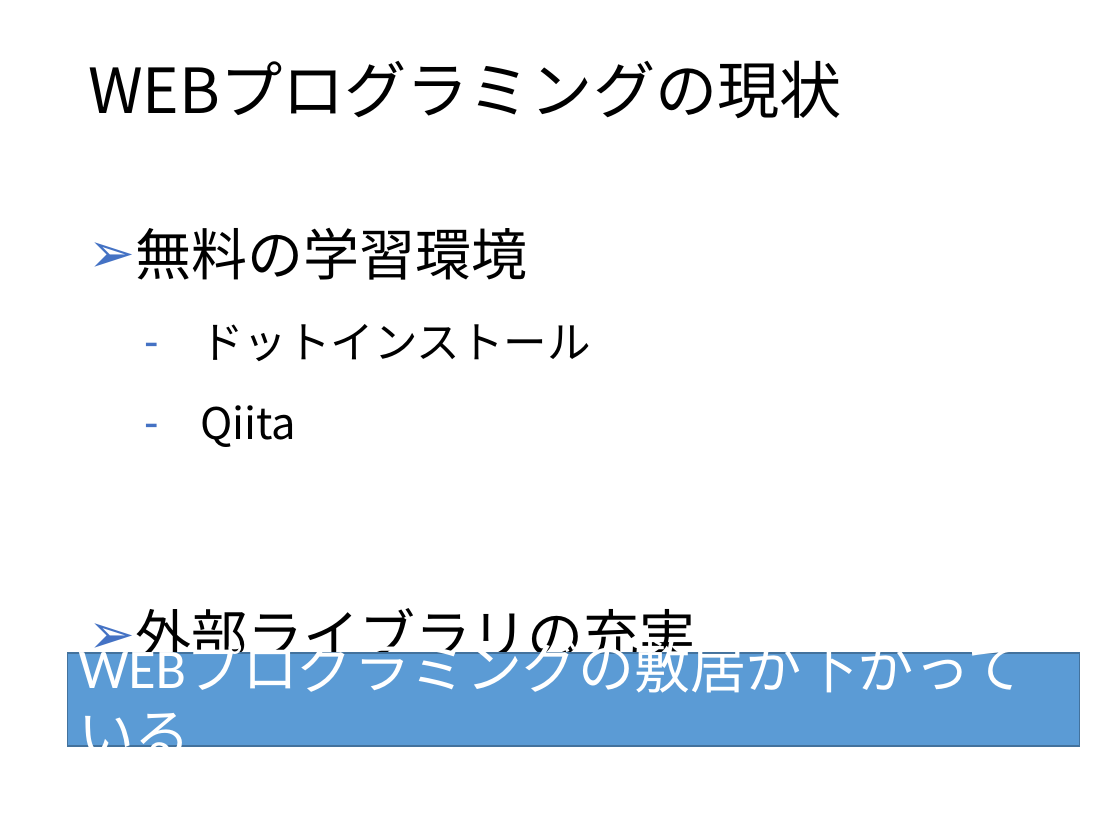
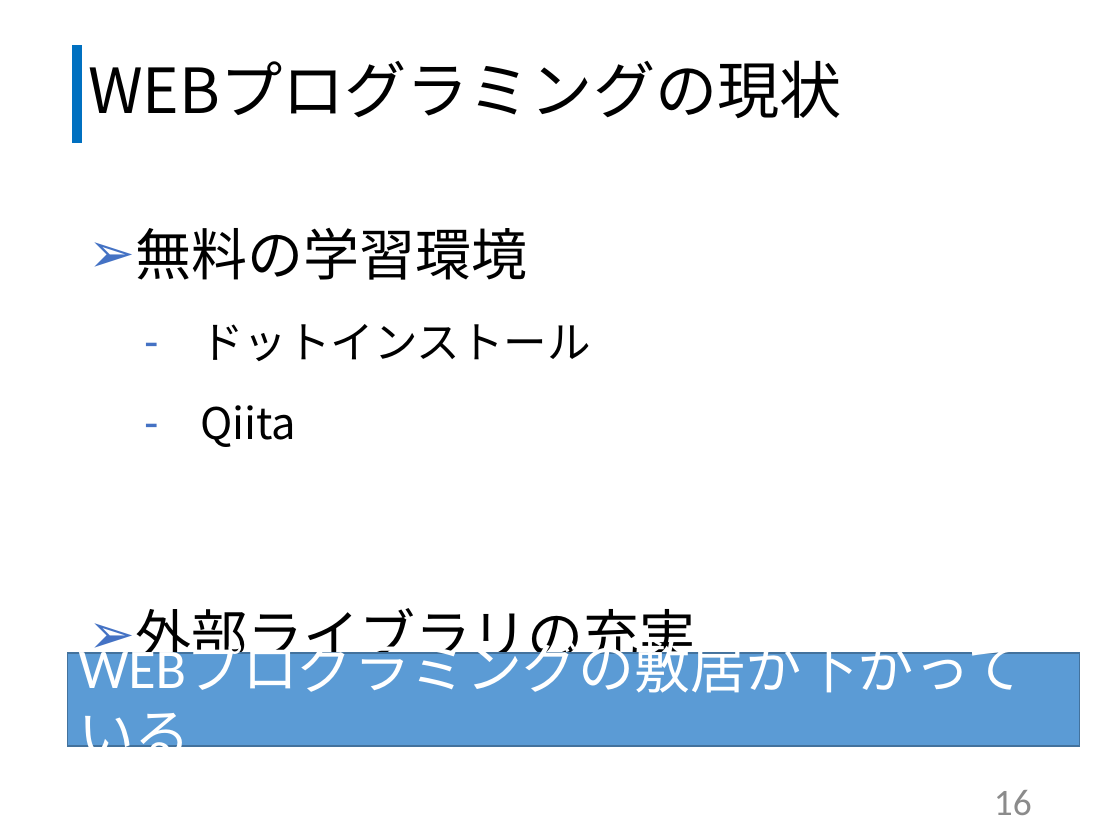
Before and after one commit to kazuwo/kosen-graduation-thesis, a slide deck: slide 17 of 卒業研究発表スライド.pptx (slide 15 before the commit). Drawn at 1120x840 pixels with LibreOffice and Linux fonts; fonts in the diff are those of the drawing. Boxes give left, top, right and bottom in pixels: in the first picture for what was removed or moved away, otherwise in the second. Text is boxed around its words. In the diff, an @@ line names an element or a change of style, - is before the commit and + after.

```diff
--- a/卒業研究発表スライド.pptx
+++ b/卒業研究発表スライド.pptx
@@ line added from (77, 142) to (77, 45), #0070C0 6 pt @@
@@ page number added at (994,790,1032,815), 24 pt, text #8C8C8C @@
+16
```
Also in this commit, not shown: 13 other slides changed, 4 slides added, 2 slides removed, 1 other file.
